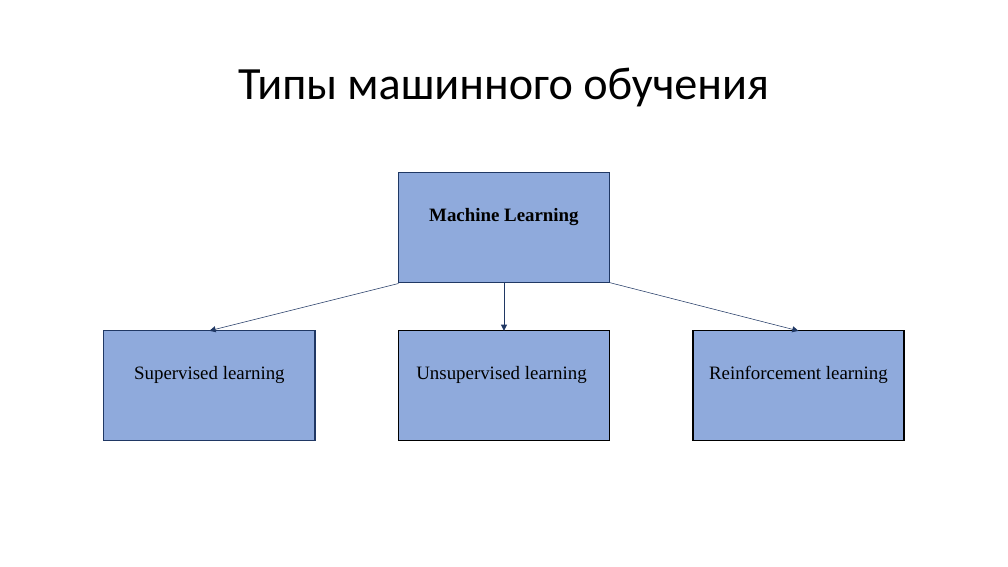
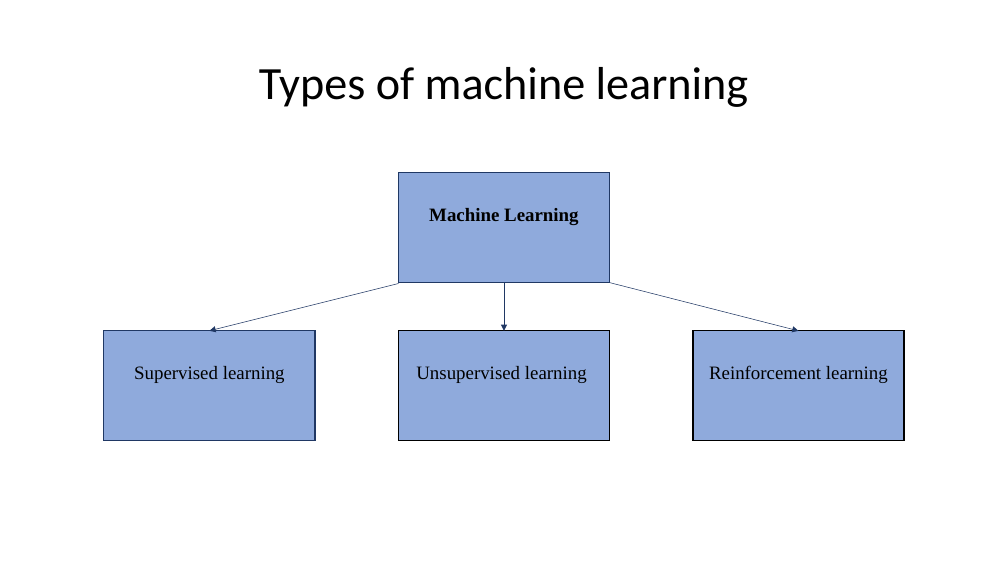
Before and after one commit to nikitapolozok/math_and_computer_science_materials, a slide deck: slide 5 of summary (final).pptx (slide 9 before the commit). Drawn at 1008x567 pixels with LibreOffice and Linux fonts; fonts in the diff are those of the drawing. Boxes give left, top, right and bottom in pixels: in the first picture for what was removed or moved away, otherwise in the second. Text is boxed around its words. In the diff, an @@ line names an element or a change of style, - is before the commit and + after.

```diff
--- a/summary (final).pptx
+++ b/summary (final).pptx
@@ title at <box>259,67,749,107</box>: text changed @@
-Типы машинного обучения
+Types of machine learning
```
Also in this commit, not shown: 3 other slides changed, 1 slide added.
